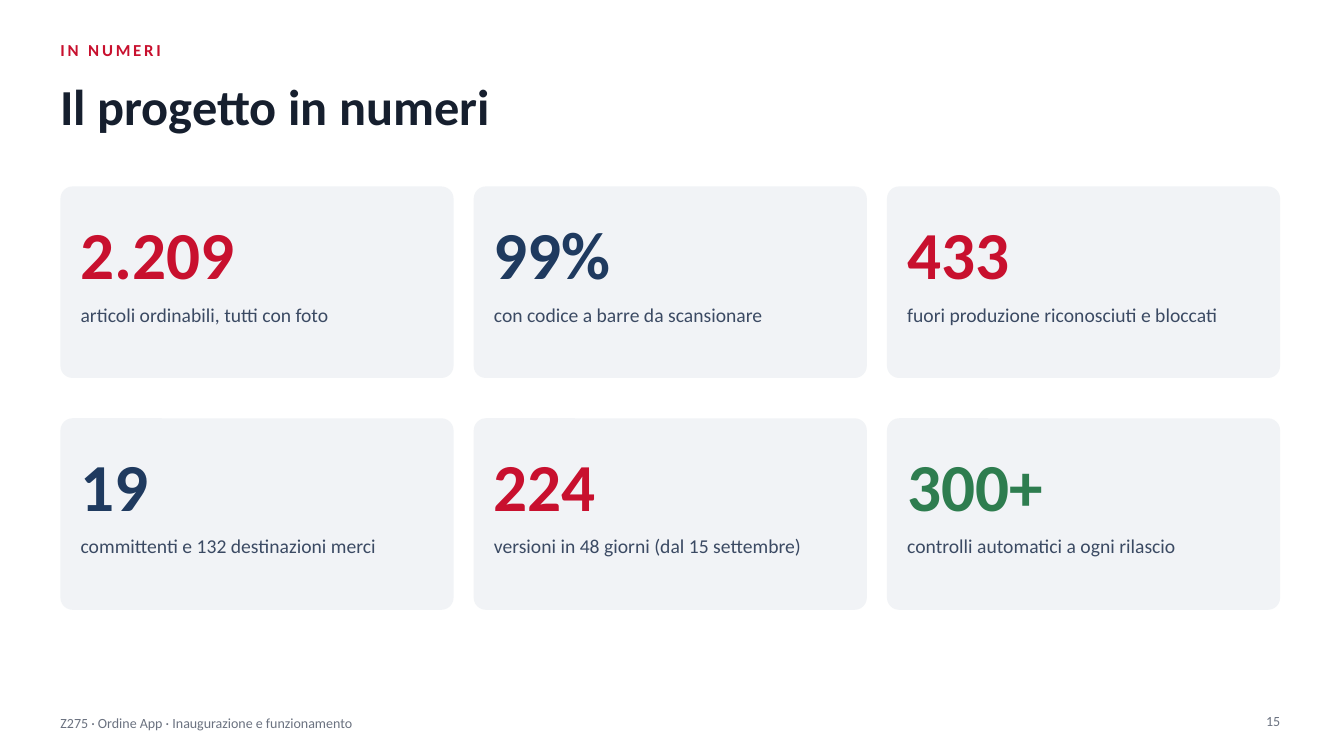
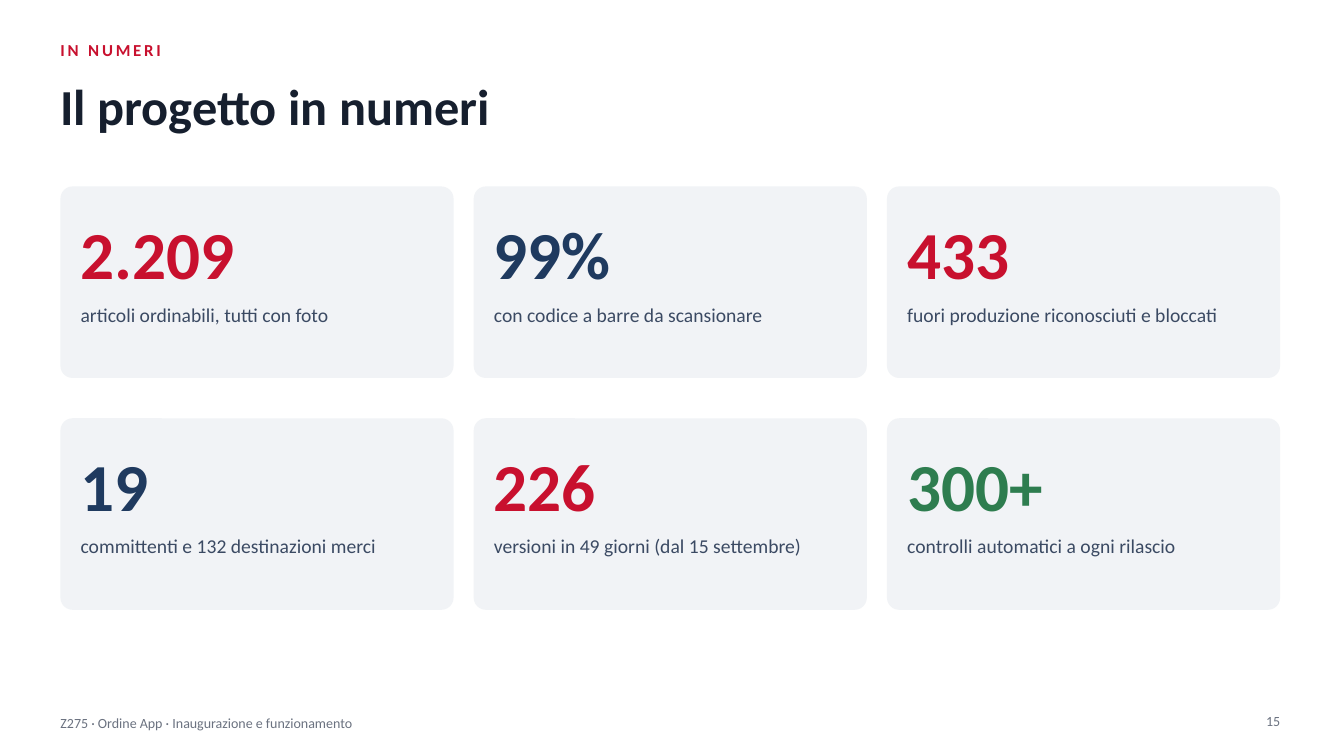
Before and after one commit to PPparre/Z275_App_Ordine, a slide deck: slide 15 of Z275_Presentazione.pptx. Drawn at 1344x756 pixels with LibreOffice and Linux fonts; fonts in the diff are those of the drawing. Boxes give left, top, right and bottom in pixels: in the first picture for what was removed or moved away, otherwise in the second. Text is boxed around its words. In the diff, an @@ line names an element or a change of style, - is before the commit and + after.

```diff
--- a/Z275_Presentazione.pptx
+++ b/Z275_Presentazione.pptx
@@ text at [494,465,596,512]: text changed @@
-224
+226
@@ text at [494,539,801,557]: text changed @@
-versioni in 48 giorni (dal 15 settembre)
+versioni in 49 giorni (dal 15 settembre)
```
Also in this commit, not shown: 3 other slides changed, 4 other files.
